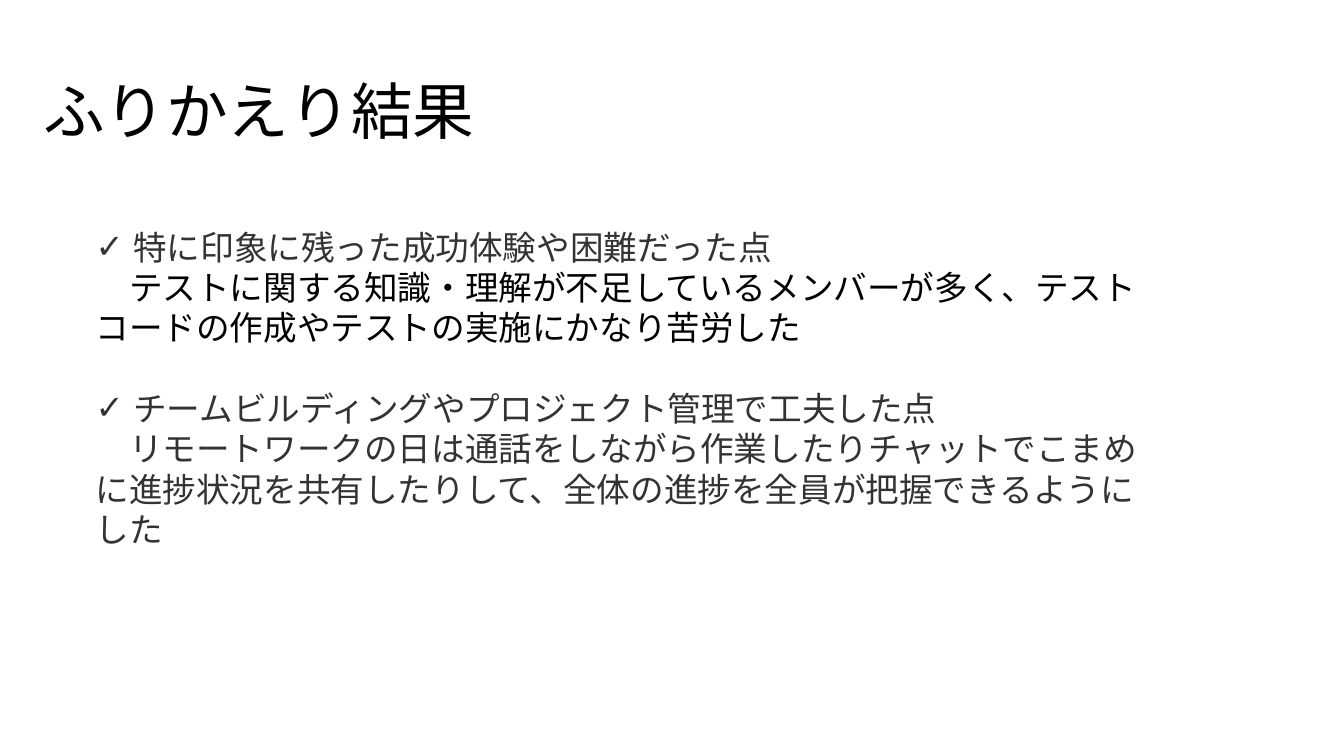
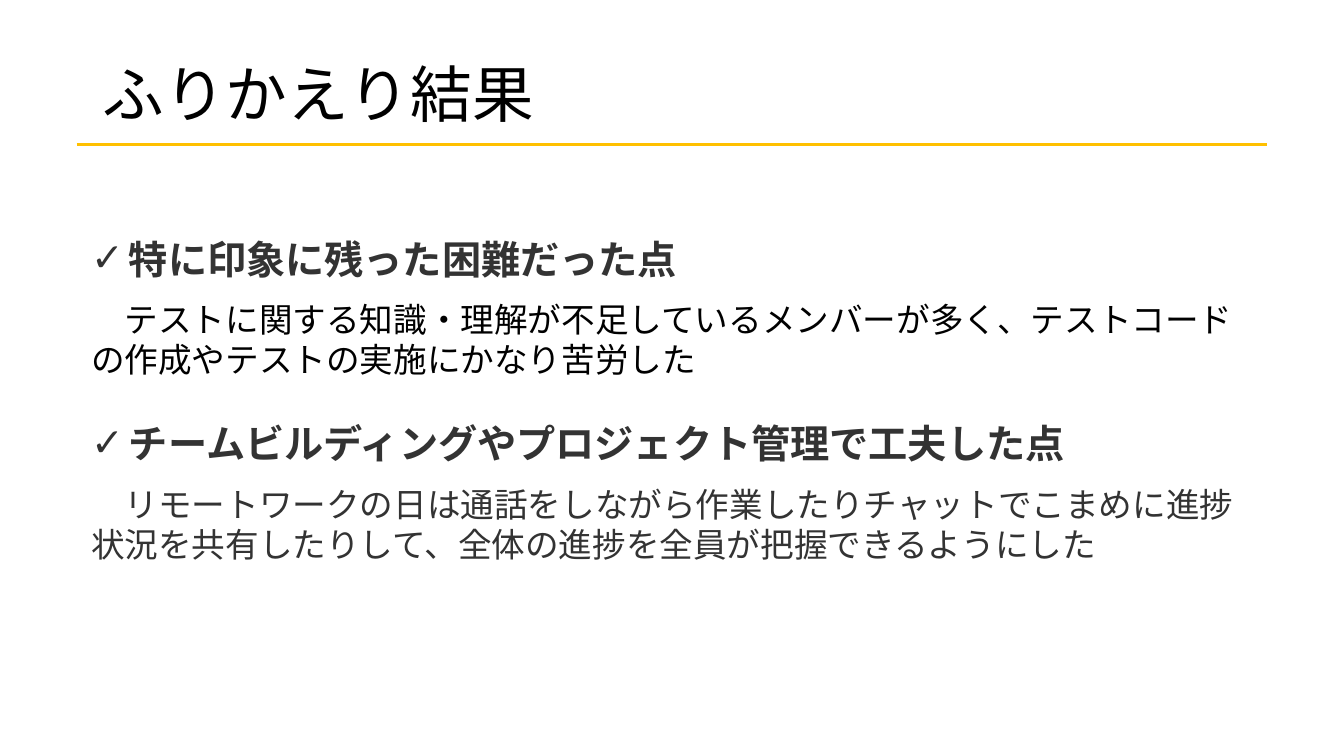
Before and after one commit to kadowakiyuya/simplezakka, a slide deck: slide 20 of 成果発表会/成果発表会.pptx. Drawn at 1344x756 pixels with LibreOffice and Linux fonts; fonts in the diff are those of the drawing. Boxes give left, top, right and bottom in pixels: in the first picture for what was removed or moved away, otherwise in the second. Text is boxed around its words. In the diff, an @@ line names an element or a change of style, - is before the commit and + after.

```diff
--- a/成果発表会/成果発表会.pptx
+++ b/成果発表会/成果発表会.pptx
@@ title "ふりかえり結果": place and size @@
-title "ふりかえり結果" at <box>43,82,474,139</box>
+title "ふりかえり結果" at <box>102,65,533,122</box>
@@ line added from (77, 144) to (1267, 144), #FFC000 1.75 pt @@
@@ text "特に印象に残った困難だった点": place and size @@
-text "特に印象に残った困難だった点" at <box>96,231,1137,544</box>
+text "特に印象に残った困難だった点" at <box>91,240,1234,560</box>
@@ text at <box>129,240,677,278</box>: text changed; size 24 to 28 pt; bold on @@
-✓ 特に印象に残った成功体験や困難だった点
+✓ 特に印象に残った困難だった点
@@ text at <box>129,424,1065,462</box>: size 24 to 28 pt, bold on in "チームビルディングやプロジェクト管理で工夫した点" @@
```
Also in this commit, not shown: 19 other slides changed, 2 slides added, 3 slides removed, 1 other file.
